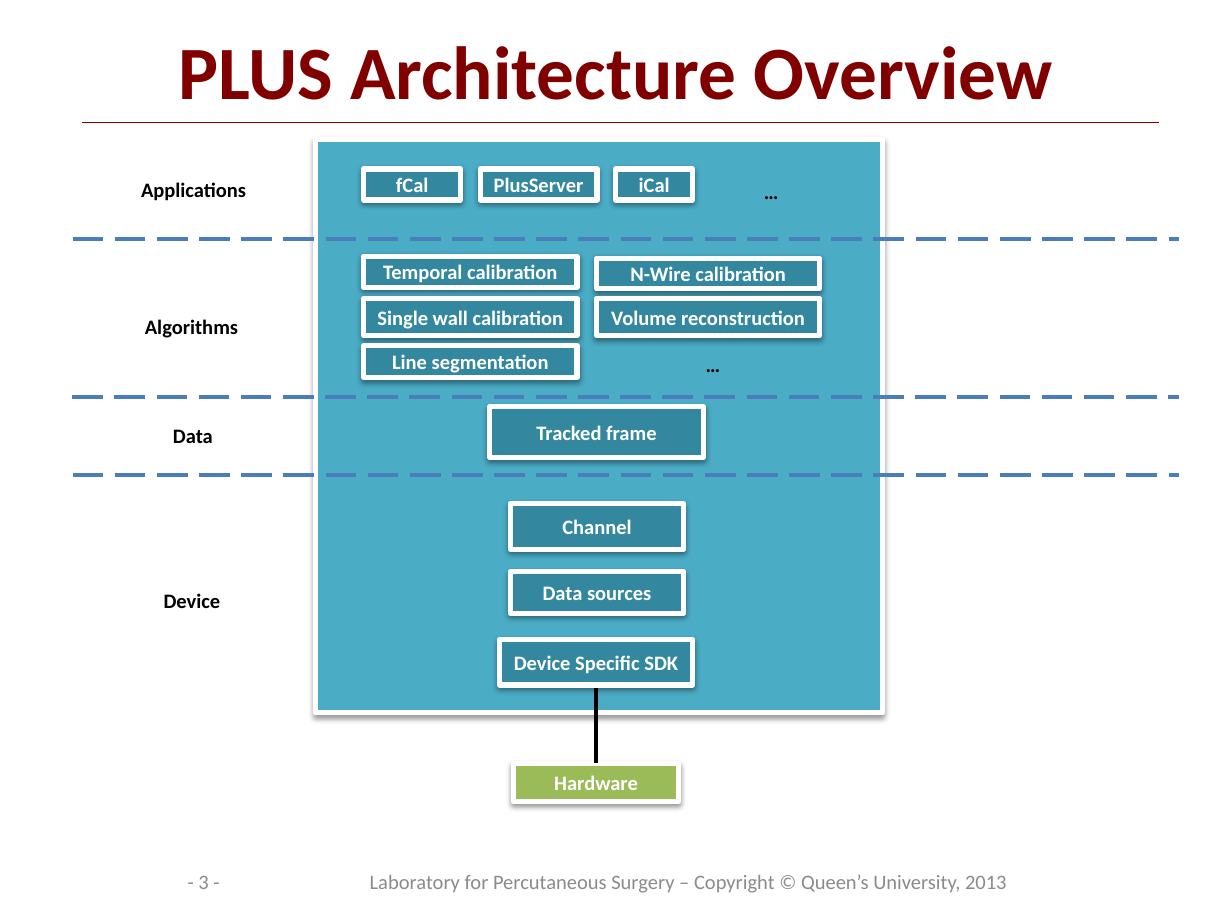
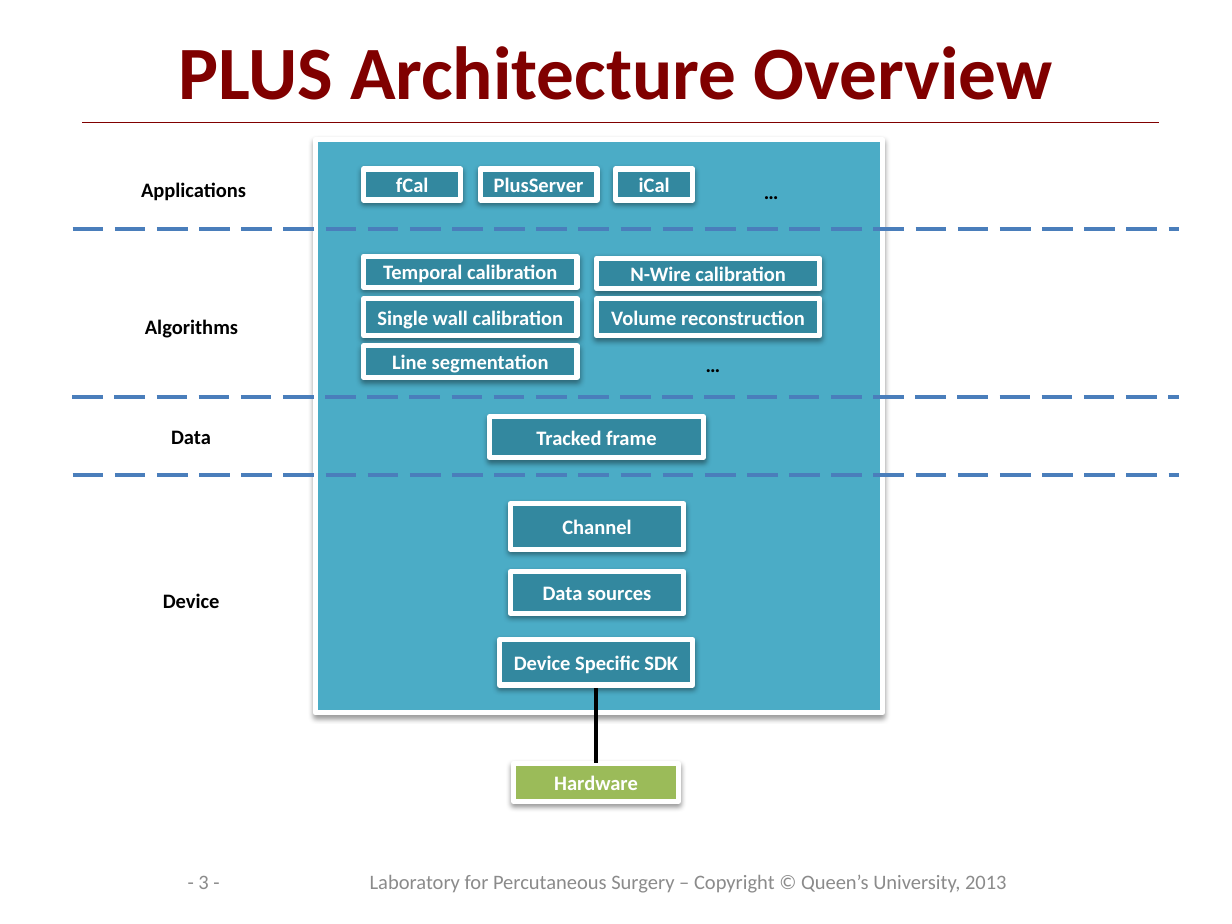
Before and after one commit to thewtex/Plus, a slide deck: slide 3 of doc/overview/PlusArchitectureOverview.pptx. Drawn at 1232x924 pixels with LibreOffice and Linux fonts; fonts in the diff are those of the drawing; background and template pictures are left out. Boxes give left, top, right and bottom in pixels: in the first picture for what was removed or moved away, otherwise in the second. Text is boxed around its words. In the diff, an @@ line names an element or a change of style, - is before the commit and + after.

```diff
--- a/doc/overview/PlusArchitectureOverview.pptx
+++ b/doc/overview/PlusArchitectureOverview.pptx
@@ line moved from (73, 239) - (1179, 239) to (73, 229) - (1179, 229) @@
@@ rectangle "Tracked frame": place and size @@
-rectangle "Tracked frame" at box(490, 407, 703, 457)
+rectangle "Tracked frame" at box(490, 416, 703, 457)
```
Also in this commit, not shown: 3 other slides changed, 1 slide removed.
